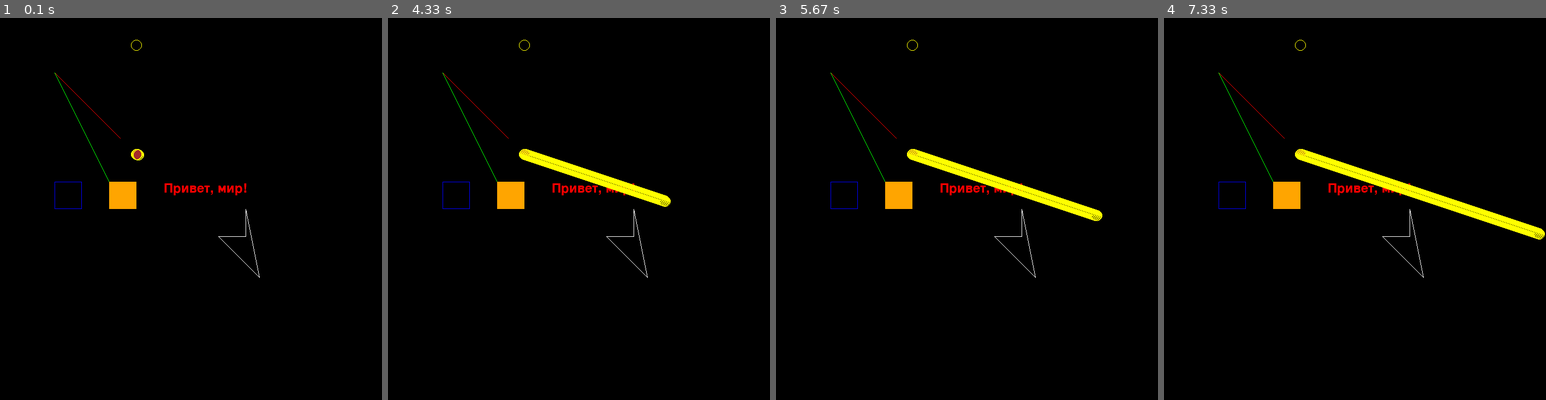
Above: before the commit, frames 1-4 (left to right).
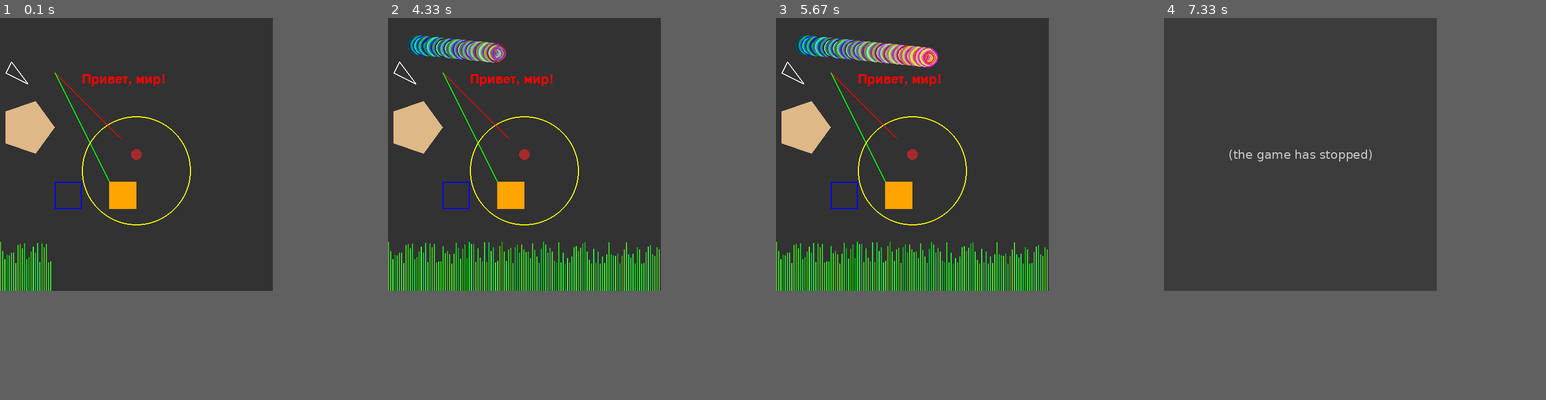
Above: after the commit, the same moments.

Repository: ShashkovS/drawzero
Game: pygame game, started from examples/simple_objects.py
Same seed, same stepped clock (60 frames per second), same inputs: the game is played once before the commit and once after it.
Inputs:
- Up to frame 1 (0.1 s): no input
- Up to frame 2 (4.33 s): no input
- Up to frame 3 (5.67 s): no input
- Up to frame 4 (7.33 s): no input
In our replay, the window is 700x700 before the commit and 500x500 after it. These sizes can differ from the game's own. Grey fills any space a smaller window leaves; there, only what the larger window draws over its background counts as a difference.

The runs differ from the first frame. In frame 1, 50% of the frame differs, in the area x 0-72%, y 0-72%; in frame 2, 50%; in frame 3, 51%; in frame 4, 52%, in the area x 0-100%, y 0-72%.
After the commit the program exited at 6.77 s; later frames show no game.

Commit message:
feat: minor fixes

Diff:
--- a/drawzero/__init__.py
+++ b/drawzero/__init__.py
@@ -1,6 +1,6 @@
 """Draw Zero, a zero-boilerplate graphing library for education.
 """
 
-__version__ = '0.0.1'
+__version__ = '0.0.2'
 
 from .drawzero import *
--- a/drawzero/drawzero.py
+++ b/drawzero/drawzero.py
@@ -1,5 +1,5 @@
+import renderer
 from colordict import THECOLORS
-from renderer import *
 
 _ = lambda x: x  # That is for gettext localisation
 
@@ -44,7 +44,7 @@
 def _make_flat(lst):
     flattened = []
     for el in lst:
-        if isinstance(el, (tuple, list)):
+        if not isinstance(el, (str, bytes)) and hasattr(el, '__iter__'):
             flattened.extend(_make_flat(el))
         else:
             flattened.append(el)
@@ -81,63 +81,68 @@
 
 def line(start=(100, 100), end=(200, 200), color='white', *args):
     """Draw a line from start to end."""
-    draw_line(_make_pos(start), _make_pos(end), _make_color(color), )
+    renderer.draw_line(_make_pos(start), _make_pos(end), _make_color(color), )
 
 
 def circle(pos=(100, 100), radius=10, color='white', *args):
     """Draw a circle."""
-    draw_circle(_make_pos(pos), _make_int(radius), _make_color(color))
+    renderer.draw_circle(_make_pos(pos), _make_int(radius), _make_color(color))
 
 
 def filled_circle(pos=(100, 100), radius=10, color='white', *args):
     """Draw a filled circle."""
-    draw_filled_circle(_make_pos(pos), _make_int(radius), _make_color(color))
+    renderer.draw_filled_circle(_make_pos(pos), _make_int(radius), _make_color(color))
 
 
 def rect(color='white', *rect):
     """Draw a rectangle."""
-    draw_rect(_make_rect(rect), _make_color(color))
+    renderer.draw_rect(_make_rect(rect), _make_color(color))
 
 
 def filled_rect(color='white', *rect):
     """Draw a filled rectangle."""
-    draw_filled_rect(_make_rect(rect), _make_color(color))
+    renderer.draw_filled_rect(_make_rect(rect), _make_color(color))
 
 
 def polygon(color='white', *points):
     """Draw a polygon."""
-    draw_polygon(_make_color(color), _make_points_list(points))
+    renderer.draw_polygon(_make_color(color), _make_points_list(points))
 
 
 def filled_polygon(color='white', *points):
     """Draw a filled polygon."""
-    draw_filled_polygon(_make_color(color), _make_points_list(points))
+    renderer.draw_filled_polygon(_make_color(color), _make_points_list(points))
 
 
 def text(text='', pos=(100, 100), fontsize=24, color='black', *args, **kwargs):
     """Draw text to the screen."""
-    draw_text(text, _make_pos(pos), _make_int(fontsize), _make_color(color))
+    renderer.draw_text(text, _make_pos(pos), _make_int(fontsize), _make_color(color))
 
 
 def clear():
     """Reset the screen to black."""
-    draw_fill((0, 0, 0))
+    renderer.draw_fill((0, 0, 0))
 
 
 def fill(color='white'):
     """Fill the screen with a solid color."""
-    draw_fill(_make_color(color))
+    renderer.draw_fill(_make_color(color))
     pass
 
 
 def blit(image, pos):
     """Draw the image to the screen at the given position."""
-    draw_blit(image, _make_pos(pos))
+    renderer.draw_blit(image, _make_pos(pos))
 
 
 def window(width=500, height=500):
     """Resize window."""
-    draw_resize(_make_int(width), _make_int(height))
+    renderer.draw_resize(_make_int(width), _make_int(height))
+
+
+def set_line_width(width=2):
+    """Resize window."""
+    renderer.draw_set_line_width(width)
 
 
 ################################################################################
@@ -146,6 +151,7 @@
     pass
 
 
+# PyGameZero style
 screen = Obj()
 screen.clear = clear
 screen.fill = fill
@@ -159,4 +165,4 @@
 screen.draw.polygon = polygon
 screen.draw.filled_polygon = filled_polygon
 screen.draw.text = text
-tick = draw_tick
+tick = renderer.draw_tick
--- a/drawzero/renderer.py
+++ b/drawzero/renderer.py
@@ -21,13 +21,13 @@
 
 def draw_line(start: Pt, end: Pt, color: Clr):
     """Draw a line from start to end."""
-    pygame.draw.line(_surface, color, start, end, 1)
+    pygame.draw.line(_surface, color, start, end, _dft_wid)
     pygame.display.update()
 
 
 def draw_circle(pos: Pt, radius: int, color: Clr):
     """Draw a circle."""
-    pygame.draw.circle(_surface, color, pos, radius, 1)
+    pygame.draw.circle(_surface, color, pos, radius, _dft_wid)
     pygame.display.update()
 
 
@@ -39,7 +39,7 @@
 
 def draw_rect(rect: Rect, color: Clr):
     """Draw a rectangle."""
-    pygame.draw.rect(_surface, color, pygame.rect.Rect(rect), 1)
+    pygame.draw.rect(_surface, color, pygame.rect.Rect(rect), _dft_wid)
     pygame.display.update()
 
 
@@ -51,7 +51,7 @@
 
 def draw_polygon(color: Clr, points: List[Pt]):
     """Draw a polygon."""
-    pygame.draw.polygon(_surface, color, points, 1)
+    pygame.draw.polygon(_surface, color, points, _dft_wid)
     pygame.display.update()
 
 
@@ -96,6 +96,11 @@
         sys.exit()
 
 
+def draw_set_line_width(w):
+    global _dft_wid
+    _dft_wid = w
+
+
 def _draw_go():
     while True:
         draw_tick()
@@ -113,4 +118,5 @@
 _surface = _init_surface()
 _fps = pygame.time.Clock()
 _fonts = {}
+_dft_wid = 2
 atexit.register(_draw_go)
--- a/examples/simple_objects.py
+++ b/examples/simple_objects.py
@@ -1,18 +1,31 @@
+from random import randint
+
 from drawzero import *
 
-window(700, 700)
+clear()
+
+fill((50, 50, 50))
+# blit('test1', (0,0))
 
 line((100, 100), (200, 200), 'red')
 line((100, 100), (200, 300), 'green')
-circle((250, 50), 10, 'yellow')
+circle((250, 280), 100, 'yellow')
 filled_circle((250, 250), 10, 'brown')
-text('Привет, мир!', (300, 300), 36, 'red')
+text('Привет, мир!', (150, 100), 36, 'red')
 rect('blue', (100, 300, 50, 50))
 filled_rect('orange', (200, 300, 50, 50))
-polygon('white', [(400, 400), (450, 400), (450, 350), (475, 475), (400, 400)])
+polygon('white', [(10, 100), (50, 120), (20, 80)])
+filled_polygon('burlywood', 100, 200, 65, 152, 10, 171, 10, 229, 65, 248, )
 
 screen.draw.line((120, 120), (220, 220), 'red')
 
-for i in range(60 * 10):
+for i in range(0, 500, 4):
+    line((i, 500), (i, 450 - randint(0, 40)), (randint(0, 90), 255 - randint(0, 90), randint(0, 90)))
+
+for i in range(60 * 5):
     tick()
-    circle((250 + i, 250 + i // 3), 10, 'yellow')
+    circle(
+        (50 + i, 50 + i // 10),
+        10 + 2 * (i % 5),
+        (i % 255, (19 * i) % 255, (91 * i) % 255)
+    )
--- a/setup.py
+++ b/setup.py
@@ -27,12 +27,15 @@
 
 # What packages are required for this module to be executed?
 with io.open(os.path.join(here, 'requirements.txt'), encoding='utf-8') as f:
-    REQUIRED = [row.strip() for row in f.readlines() if re.fullmatch(r'\s*[\w=. -]', row)]
+    REQUIRED = [row.strip() for row in f.readlines() if row.strip() and not row.strip().startswith('#')]
 
 # Import the README and use it as the long-description.
 # Note: this will only work if 'README.rst' is present in your MANIFEST.in file!
 with io.open(os.path.join(here, 'README.rst'), encoding='utf-8') as f:
     LONG_DESCRIPTION = '\n' + f.read()
+
+print(find_packages(exclude=('tests',)))
+exit()
 
 
 class PublishCommand(Command):
@@ -87,6 +90,10 @@
     },
     install_requires=REQUIRED,
     include_package_data=True,
+    package_data={
+        # If any package contains *.txt or *.rst files, include them:
+        '': ['*.txt', '*.rst', '*.in'],
+    },
     license='MIT',
     classifiers=[
         # Trove classifiers
Not shown, changed: LICENSE
